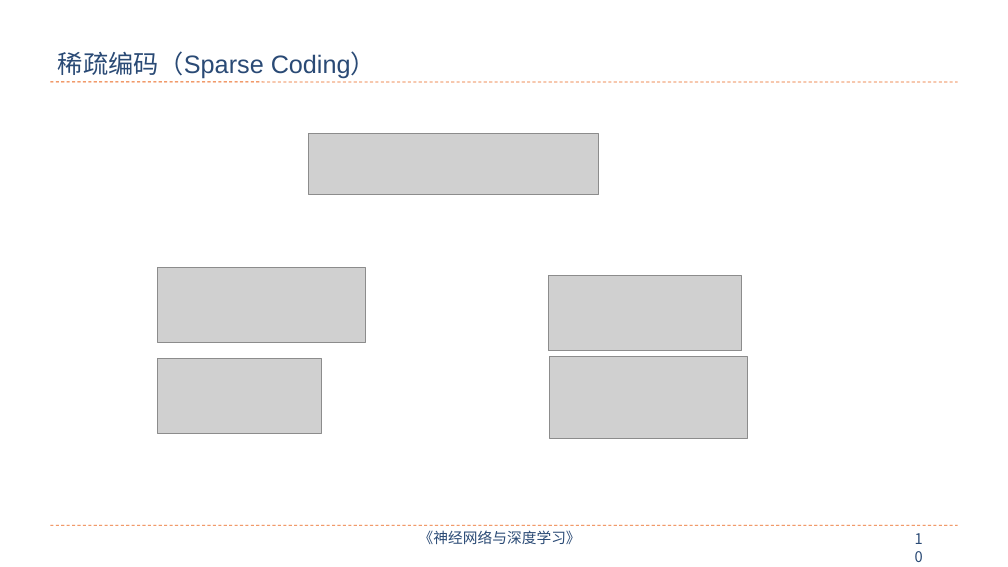
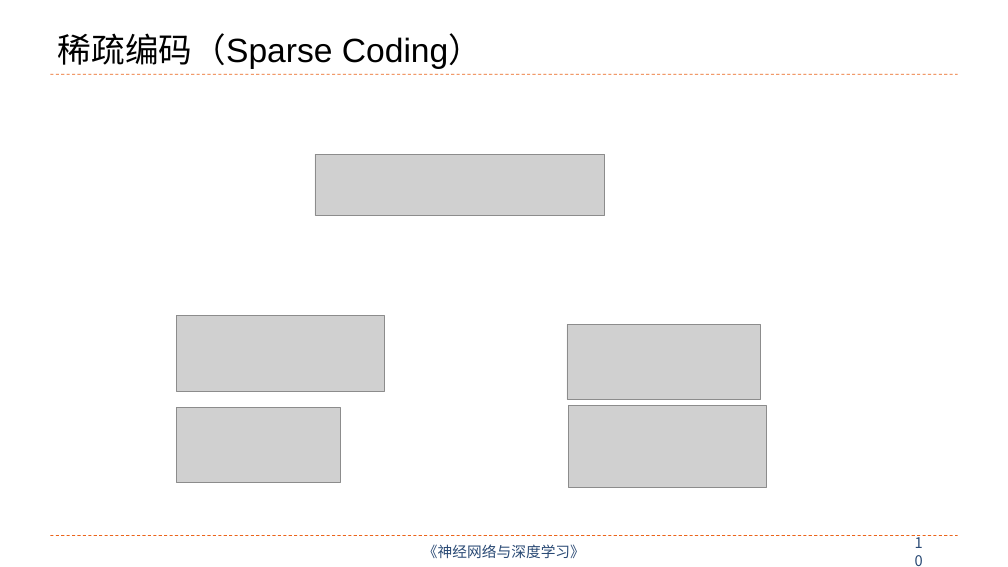
Before and after one commit to nndl/nndl.github.io, a slide deck: slide 10 of ppt/chap-无监督学习.pptx. Drawn at 1008x567 pixels with LibreOffice and Linux fonts; fonts in the diff are those of the drawing; grey boxes stand for pictures. Boxes give left, top, right and bottom in pixels: in the first picture for what was removed or moved away, otherwise in the second. Text is boxed around its words. In the diff, an @@ line names an element or a change of style, - is before the commit and + after.

```diff
--- a/ppt/chap-无监督学习.pptx
+++ b/ppt/chap-无监督学习.pptx
@@ title "稀疏编码（Sparse Coding）" at (x1=58, y1=33, x2=482, y2=69): size 24 to 32 pt, text colour #2A4A75 to #000000 @@
@@ line moved from (51, 82) - (958, 82) to (51, 74) - (958, 74) @@
@@ picture moved from (x1=309, y1=134, x2=598, y2=195) to (x1=315, y1=154, x2=605, y2=216) @@
@@ 4 pictures moved together from (x1=157, y1=267, x2=747, y2=439) to (x1=176, y1=316, x2=766, y2=487) @@
@@ line moved from (51, 526) - (958, 526) to (51, 535) - (958, 535) @@
@@ text "《神经网络与深度学习》" at (x1=423, y1=544, x2=585, y2=558): vertical alignment top to middle @@
@@ text "《神经网络与深度学习》" moved from (x1=419, y1=530, x2=581, y2=544) to (x1=423, y1=544, x2=585, y2=558) @@
@@ page number moved from (x1=907, y1=526, x2=938, y2=552) to (x1=907, y1=539, x2=938, y2=565) @@
@@ page number at (x1=907, y1=539, x2=938, y2=565): vertical alignment top to middle @@
```
Also in this commit, not shown: 26 other slides changed, 1 slide added, 1 slide removed, 3 other files.
